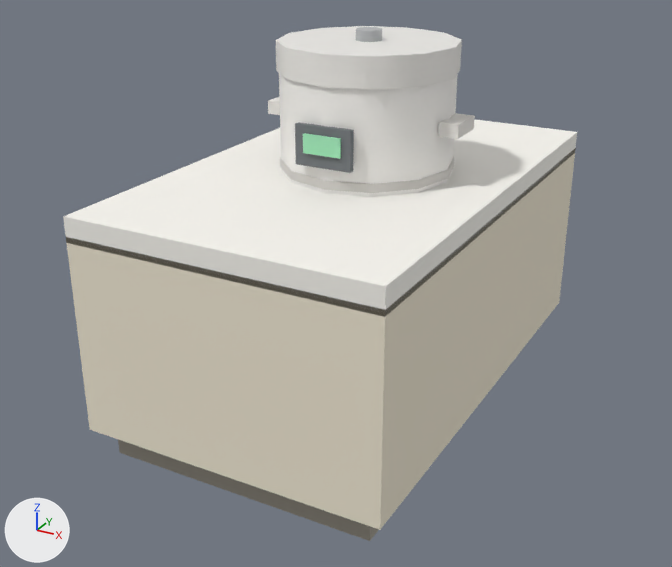
A saved change to the glTF model public/assets/station/cooker.glb.
The view is the same before and after, from a camera (50 mm lens) standing at (1.76, -3.37, 2.17) and looking at (-0.02, -0.14, 0.55). Lighting does not change. The marker at lower left points along +X, +Y and +Z. The first picture is the older version. Where no turn or scale is listed for an object, it has been applied to the vertices. Vertices at exactly the same position are counted once.

The first picture shows 'body_band', 'control_panel', 'cooker_body', 'cooker_handle_-1', 'cooker_handle_1', 'counter_body', 'counter_kick', 'counter_top', 'counter_trim', 'display', 'lid', 'steam_vent'.
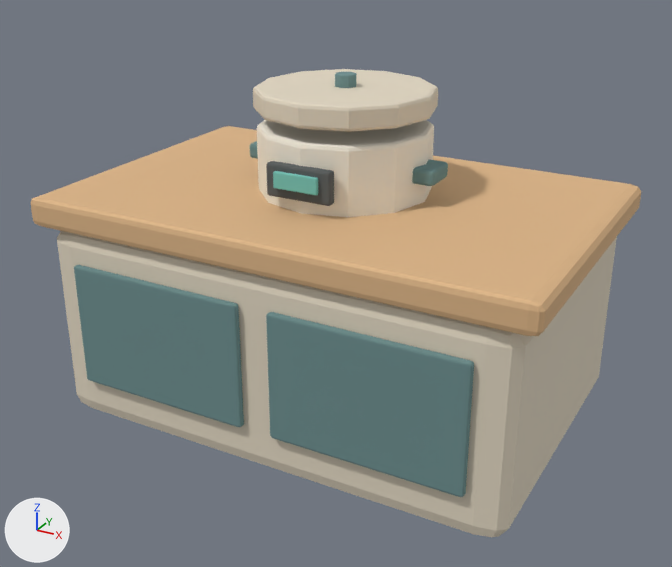
Patch to the scene script:
```diff
--- a/public/assets/station/cooker.glb.py
+++ b/public/assets/station/cooker.glb.py
@@ me_lid @@
-me_lid.from_pydata(...)  # 28 vertices, 48 faces; spans x -0.32..0.42, y -0.37..0.37, z 1.18..1.3
-me_lid.materials.append(mat_d8d4cc)  # white #edebe7
+me_lid.from_pydata(...)  # 72 vertices, 140 faces; spans x -0.37..0.37, y -0.37..0.37, z -0.05..0.05
+# me_lid part 1: the whole mesh is rebuilt
+# me_lid part 2
+# 60 vertices are added at x -0.37..0.37, y -0.37..0.37, z -0.05..0.05
+# 12 new vertices lie (0.0, 0.0, 0.068) away from vertices in x -0.37..0.37, y -0.37..0.37, z -0.034
+# 140 new faces join them
+me_lid.materials.append(mat_clay_cream)  # pale yellow #e2d7c2
@@ ob_counter_kick @@
-ob_counter_kick = bpy.data.objects.new('counter_kick', me_counter_kick)
@@ ob_counter_body @@
-ob_counter_body = bpy.data.objects.new('counter_body', me_counter_body)
@@ ob_counter_trim @@
-ob_counter_trim = bpy.data.objects.new('counter_trim', me_counter_trim)
@@ ob_counter_top @@
-ob_counter_top = bpy.data.objects.new('counter_top', me_counter_top)
@@ ob_cooker_body @@
-ob_cooker_body = bpy.data.objects.new('cooker_body', me_cooker_body)
@@ ob_body_band @@
-ob_body_band = bpy.data.objects.new('body_band', me_body_band)
@@ ob_lid @@
 ob_lid = bpy.data.objects.new('lid', me_lid)
+ob_lid.parent = ob_cookerbody
 ob_lid.location = (0.0, 0.0, 0.27)
@@ ob_steam_vent @@
-ob_steam_vent = bpy.data.objects.new('steam_vent', me_steam_vent)
@@ ob_control_panel @@
-ob_control_panel = bpy.data.objects.new('control_panel', me_control_panel)
@@ ob_display @@
-ob_display = bpy.data.objects.new('display', me_display)
@@ ob_cooker_handle__1 @@
-ob_cooker_handle__1 = bpy.data.objects.new('cooker_handle_-1', me_cooker_handle__1)
@@ ob_cooker_handle_1 @@
-ob_cooker_handle_1 = bpy.data.objects.new('cooker_handle_1', me_cooker_handle_1)
@@ ob_cookerbody @@
+ob_cookerbody = bpy.data.objects.new('cookerBody', me_cylinder)  # 72 vertices, 140 faces; spans x -0.36..0.36, y -0.36..0.36, z -0.16..0.16; in mat_clay_cream_light (pale yellow #f5eddd)
+ob_cookerbody.parent = ob_cooker
+ob_cookerbody.location = (0.0, -0.1, 1.16)
@@ ob_cooker @@
+ob_cooker = bpy.data.objects.new('cooker', None)
+ob_cooker.location = (0.0, 0.0, 0.0)
+ob_cooker.scale = (1.0, 0.996, 0.946)
@@ ob_cookerdoorr @@
+ob_cookerdoorr = bpy.data.objects.new('cookerDoorR', me_cube_004)  # 56 vertices, 108 faces; spans x -0.397..0.397, y -0.015..0.015, z -0.265..0.265; in mat_clay_teal_dark (greyish cyan #6c8e8e)
+ob_cookerdoorr.location = (0.463, -0.816, 0.454)
@@ ob_cookerdoorl @@
+ob_cookerdoorl = bpy.data.objects.new('cookerDoorL', me_cube_003)  # 56 vertices, 108 faces; spans x -0.397..0.397, y -0.015..0.015, z -0.265..0.265; in mat_clay_teal_dark (greyish cyan #6c8e8e)
+ob_cookerdoorl.location = (-0.463, -0.816, 0.454)
@@ ob_cookercountertop @@
+ob_cookercountertop = bpy.data.objects.new('cookerCounterTop', me_cube_002)  # 56 vertices, 108 faces; spans x -1.07..1.07, y -0.69..0.69, z -0.06..0.06; in mat_clay_wood_light (beige #ddb586)
+ob_cookercountertop.location = (0.0, -0.137, 0.913)
@@ ob_cookercabinet @@
+ob_cookercabinet = bpy.data.objects.new('cookerCabinet', me_cube_001)  # 56 vertices, 108 faces; spans x -1.01..1.01, y -0.66..0.66, z -0.43..0.43; in mat_clay_cream (pale yellow #e2d7c2)
+ob_cookercabinet.location = (0.0, -0.137, 0.426)
@@ ob_steamvent @@
+ob_steamvent = bpy.data.objects.new('steamVent', me_cylinder_002)  # 112 vertices, 220 faces; spans x -0.044..0.0443, y -0.0441..0.0441, z -0.026..0.026; in mat_clay_teal_dark (greyish cyan #6c8e8e)
+ob_steamvent.location = (0.0, -0.1, 1.424)
@@ ob_cookerscreen @@
+ob_cookerscreen = bpy.data.objects.new('cookerScreen', me_cube_006)  # 56 vertices, 108 faces; spans x -0.095..0.095, y -0.01..0.01, z -0.033..0.033; in mat_clay_screen (cyan #76c4b8)
+ob_cookerscreen.location = (0.0, -0.495, 1.107)
@@ ob_cookerhandle_001 @@
+ob_cookerhandle_001 = bpy.data.objects.new('cookerHandle.001', me_cube_008)  # 56 vertices, 108 faces; spans x -0.055..0.055, y -0.08..0.08, z -0.033..0.033; in mat_clay_teal_dark (greyish cyan #6c8e8e)
+ob_cookerhandle_001.location = (0.37, -0.1, 1.098)
@@ ob_cookerhandle @@
+ob_cookerhandle = bpy.data.objects.new('cookerHandle', me_cube_007)  # 56 vertices, 108 faces; spans x -0.055..0.055, y -0.08..0.08, z -0.033..0.033; in mat_clay_teal_dark (greyish cyan #6c8e8e)
+ob_cookerhandle.location = (-0.37, -0.1, 1.098)
@@ ob_cookerface @@
+ob_cookerface = bpy.data.objects.new('cookerFace', me_cube_005)  # 56 vertices, 108 faces; spans x -0.14..0.14, y -0.022..0.022, z -0.066..0.066; in mat_clay_charcoal (dark grey #595d5d)
+ob_cookerface.location = (0.0, -0.463, 1.098)
```

Boxes (x1, y1, x2, y2) around the edits, measured in the pictures (672 x 567 px):
'counter_body', deleted (pale yellow): before (66, 153, 575, 530)
'cookerCounterTop', added (beige): after (31, 126, 641, 336)
'cookerCabinet', added (pale yellow): after (57, 231, 617, 537)
'counter_top', deleted: before (63, 119, 577, 313)
'cookerDoorR', added: after (266, 312, 474, 497)
'cookerDoorL', added: after (74, 265, 244, 427)
'lid', reshaped, moved: before (276, 26, 462, 90); after (253, 69, 438, 132)
'cooker_body', deleted: before (279, 73, 458, 197)
'cookerBody', added: after (257, 120, 434, 217)
'counter_kick', deleted: before (118, 440, 379, 541)
'counter_trim', deleted: before (66, 149, 575, 317)
'control_panel', deleted: before (295, 122, 354, 173)
'body_band', deleted: before (280, 157, 454, 193)
'cookerFace', added: after (266, 161, 334, 206)
'cookerScreen', added (cyan): after (273, 171, 318, 195)
'display', deleted (green): before (303, 133, 341, 159)
'cookerHandle.001', added: after (412, 159, 448, 186)
'cooker_handle_1', deleted: before (438, 113, 475, 139)
'steam_vent', deleted: before (356, 27, 382, 42)
'steamVent', added: after (335, 72, 357, 88)
'cooker_handle_-1', deleted (mostly hidden): before (268, 97, 280, 115)
'cookerHandle', added (mostly hidden): after (250, 141, 258, 159)
part 1 of me_lid, deleted: before (276, 26, 462, 90)
part 2 of me_lid, added: after (253, 69, 438, 132)
